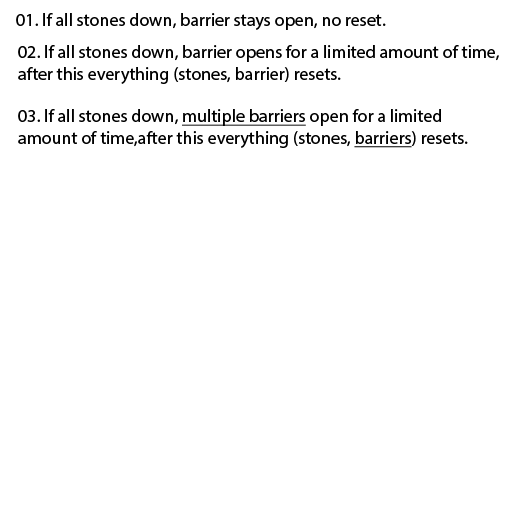
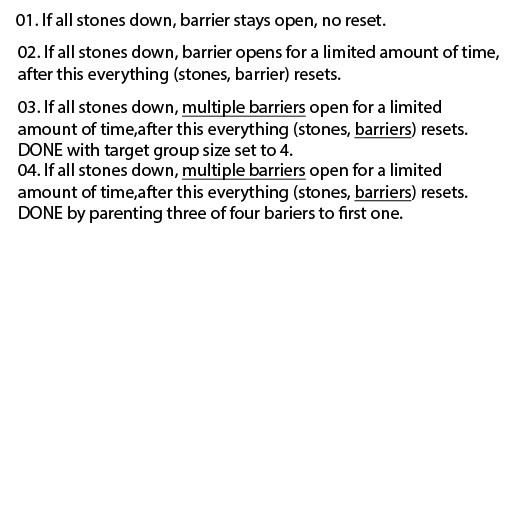
The second 512×512 image is a revision of the first. Changes to its layers:
added layer "04. If all stones down, multiple barriers open for a limited a" above "03. If all stones down, multiple barriers open for a limited a" over [18, 163, 468, 223]
painted on "03. If all stones down, multiple barriers open for a limited a" over [18, 100, 468, 160]
